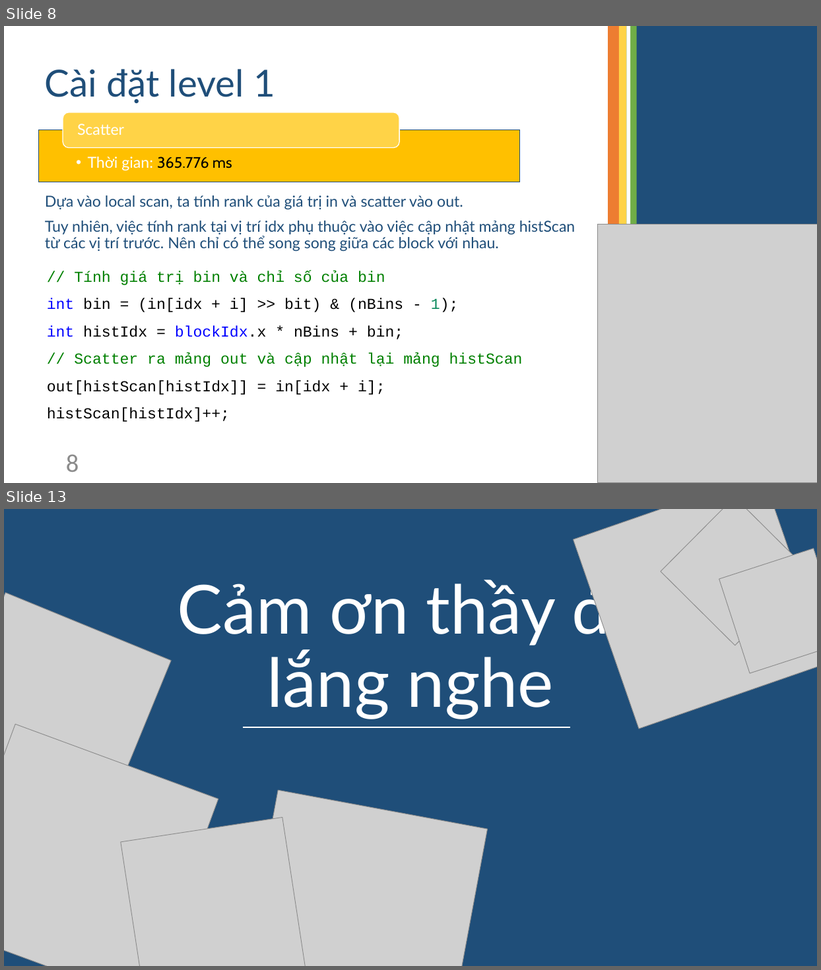
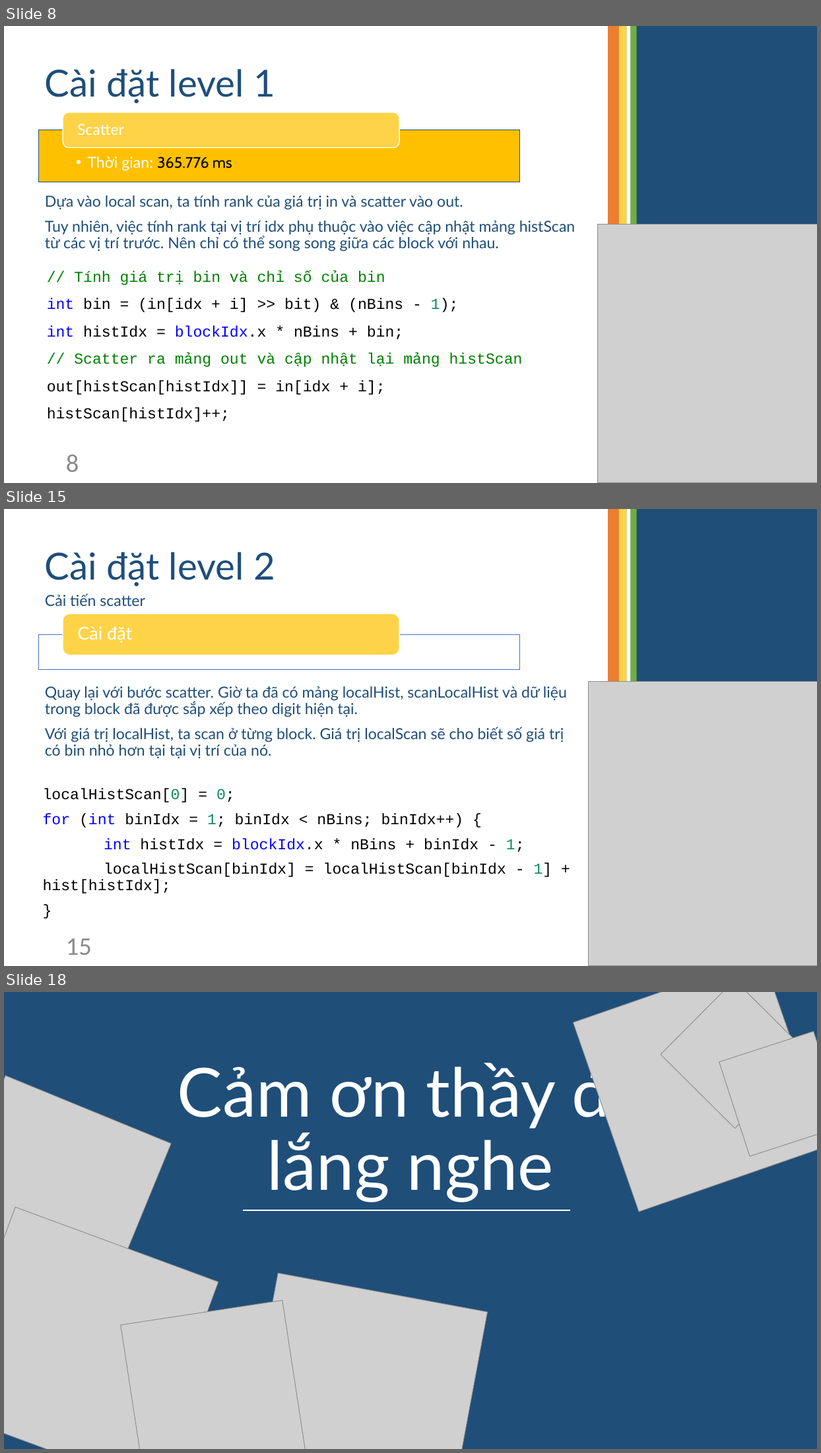
Before and after one commit to TruongNgocTai/GPU_finalProject, a slide deck: Radix Sort.pptx. Shown one above the other, each under a label of ours: slides 8 and 13 before the commit, slides 8, 15 and 18 after it; the slides between them are not shown. The pictures are 821x970 and 821x1453 pixels, drawn with LibreOffice and Linux fonts; fonts in the diff are those of the drawing; grey boxes stand for pictures. Boxes give left, top, right and bottom in pixels: in the first picture for what was removed or moved away, otherwise in the second. Text is boxed around its words. In the diff, an @@ line names an element or a change of style, - is before the commit and + after.

```diff
--- a/Radix Sort.pptx
+++ b/Radix Sort.pptx
@@ slide 15 added at [4, 509, 817, 966], background #FFFFFF @@
@@ title added at [45, 552, 275, 586], 44 pt, text #1F4E79 @@
+Cài đặt level 2
@@ text added at [45, 593, 145, 606], 18 pt, text #1F4E79 @@
+Cải tiến scatter
@@ rounded rectangle added at [63, 614, 399, 656], fill #FFD347, outline #FFFFFF 1 pt @@
@@ text added at [77, 626, 132, 643], 21 pt, text #FFFFFF @@
+Cài đặt
@@ rectangle added at [39, 634, 520, 670], fill #FFFFFF at 90% opacity, outline #4472C4 1 pt @@
@@ text added at [45, 687, 567, 758], 18 pt, text #1F4E79 @@
+Quay lại với bước scatter. Giờ ta đã có mảng localHist, scanLocalHist và dữ liệu trong block đã được sắp xếp theo digit hiện tại.
+Với giá trị localHist, ta scan ở từng block. Giá trị localScan sẽ cho biết số giá trị có bin nhỏ hơn tại tại vị trí của nó.
@@ group added at [588, 509, 817, 966]: 5 rectangles, 1 picture @@
@@ text added at [43, 788, 552, 894], 18 pt, text #000000 @@
+localHistScan[0] = 0;
+for (int binIdx = 1; binIdx < nBins; binIdx++) {
+int histIdx = blockIdx.x * nBins + binIdx - 1;
+localHistScan[binIdx] = localHistScan[binIdx - 1] + hist[histIdx];
+}
@@ page number added at [66, 939, 92, 955], 30 pt, text #8C8C8C @@
+15
@@ what was slide 13 is now slide 18 @@
```
Also in this commit, not shown: 4 slides changed, 7 other slides added, 3 slides removed, 1 other file.
